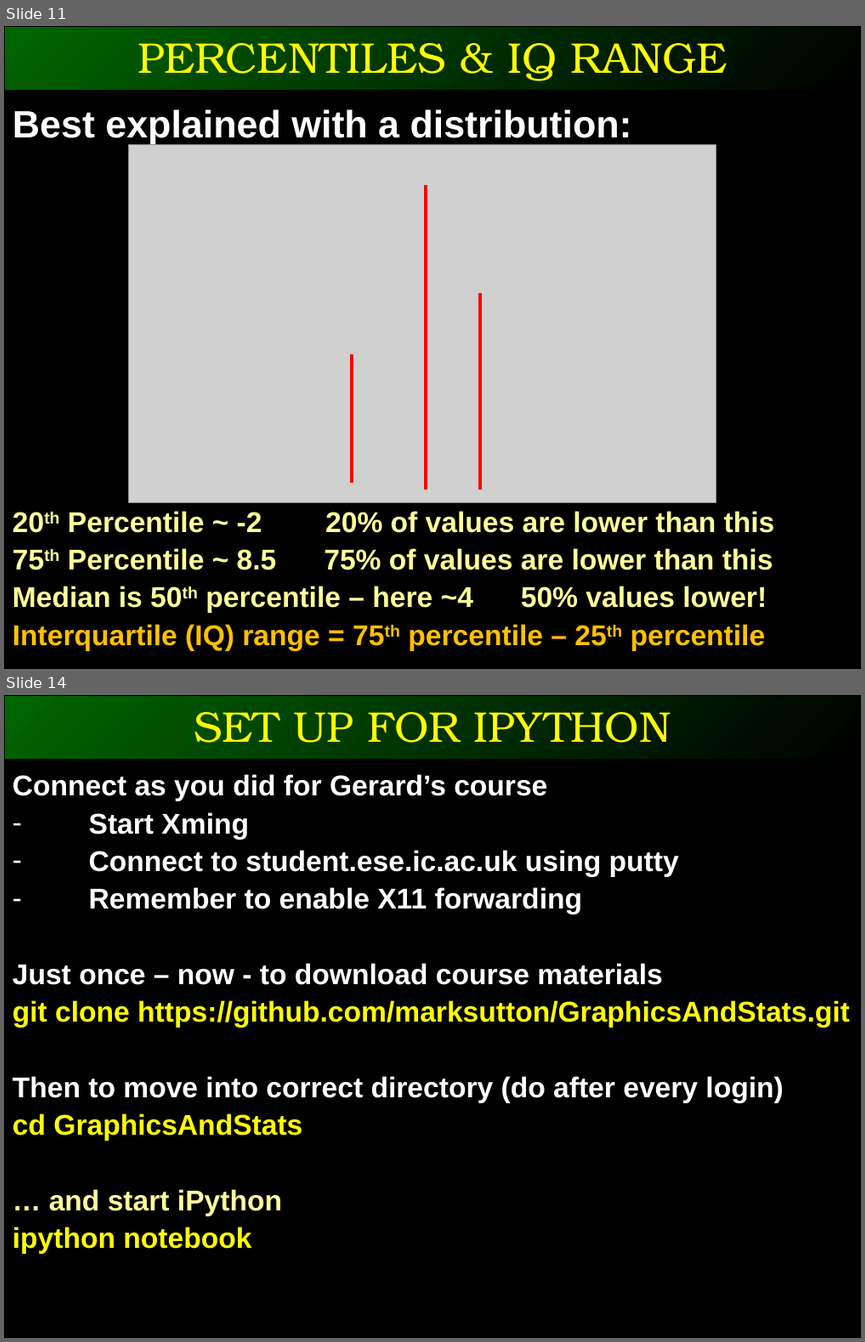
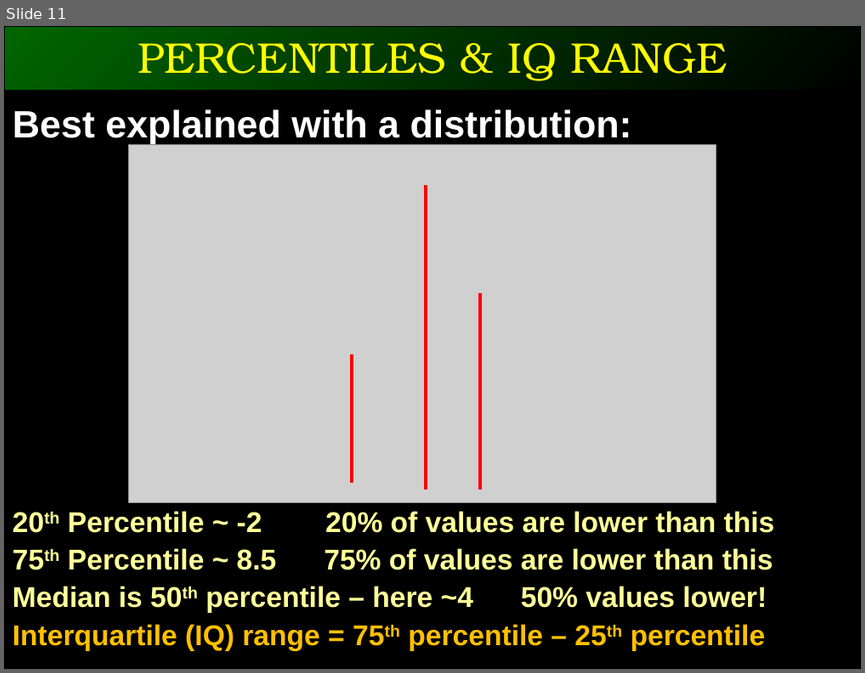
Before and after one commit to ggorman/Introduction-to-stats-for-geoscientists, a slide deck: slides/CSFG5.pptx. Shown one above the other, each under a label of ours: slides 11 and 14 before the commit, slide 11 after it; the slides between them are not shown. The pictures are 865x1342 and 865x673 pixels, drawn with LibreOffice and Linux fonts; fonts in the diff are those of the drawing; grey boxes stand for pictures. Boxes give left, top, right and bottom in pixels: in the first picture for what was removed or moved away, otherwise in the second. Text is boxed around its words. In the diff, an @@ line names an element or a change of style, - is before the commit and + after.

```diff
--- a/slides/CSFG5.pptx
+++ b/slides/CSFG5.pptx
@@ slide 14 removed at (4,695,861,1338), background #000000 @@
@@ rectangle removed at (4,695,861,760) @@
@@ text removed at (194,712,670,743) @@
-SET UP FOR IPYTHON
@@ text removed at (12,774,850,1253) @@
-Connect as you did for Gerard’s course
-– Start Xming
-– Connect to student.ese.ic.ac.uk using putty
-– Remember to enable X11 forwarding
-Just once – now - to download course materials
-git clone https://github.com/marksutton/GraphicsAndStats.git
-Then to move into correct directory (do after every login)
-cd GraphicsAndStats
-… and start iPython
-ipython notebook
```
Also in this commit, not shown: 14 slides changed, 2 slides added.
